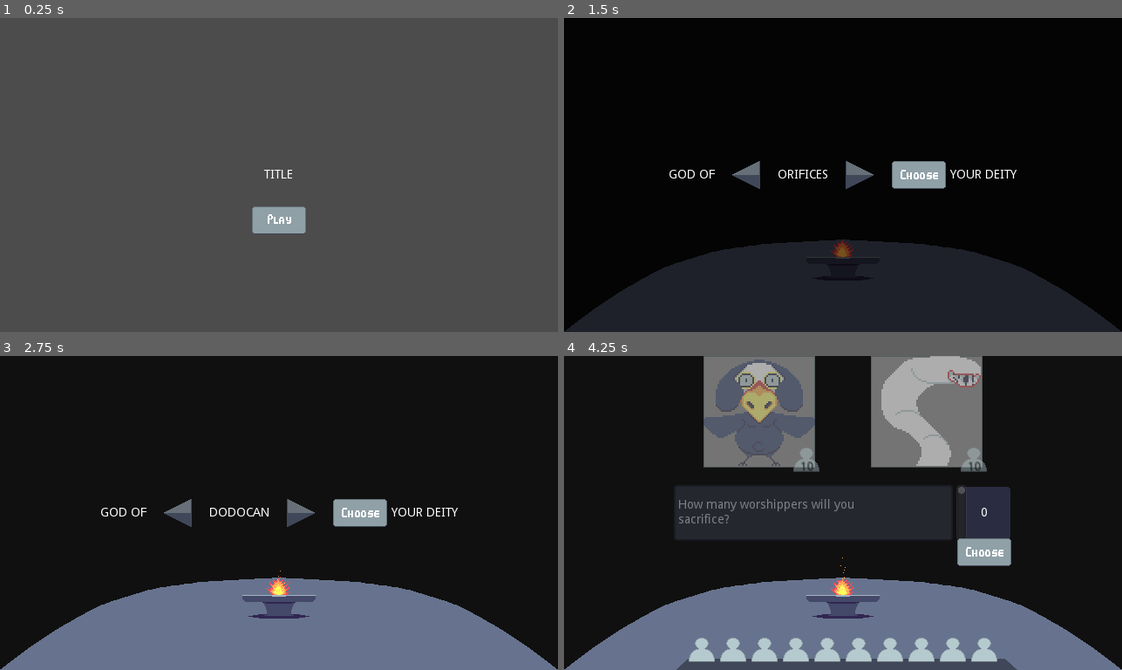
Above: before the commit, frames 1-4 (two rows, left to right).
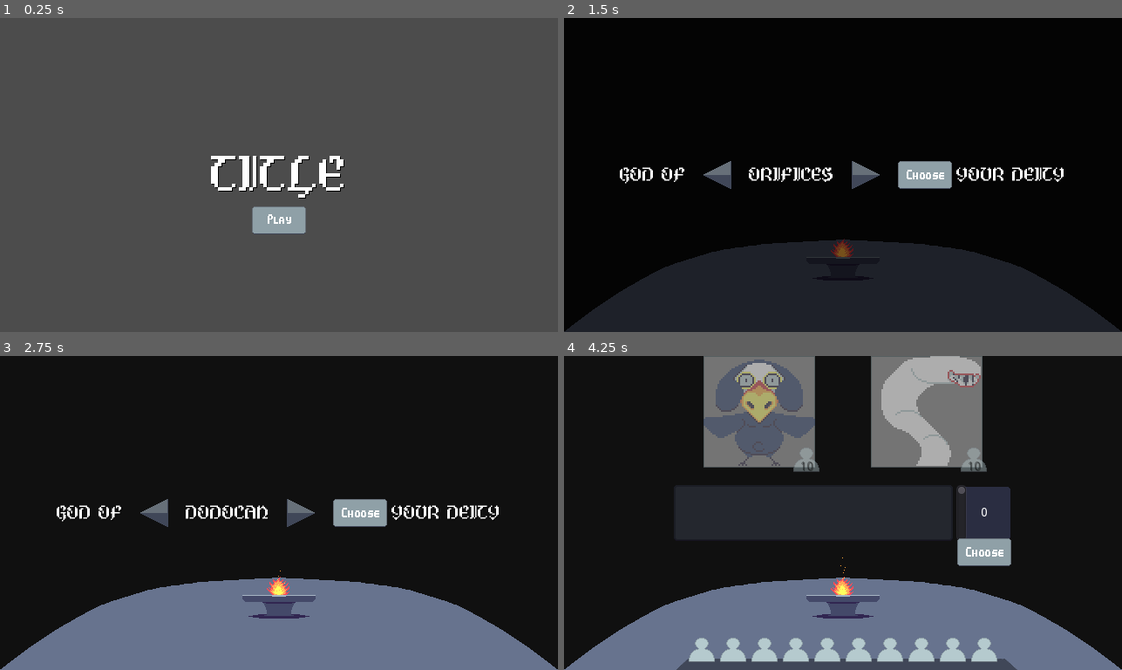
Above: after the commit, the same moments.

Repository: RustyMonky/LudumDare43
Game: Godot game, scene res://scenes/title/title.tscn
The game is run twice, just before and just after one commit, with the same random seed, the same clock (stepped at 60 frames per second) and the same inputs.
Inputs (mouse positions are in pixels of both pictures, inside the frame that each line leads up to; where the layout moved, square brackets give the same spot in the first picture):
- Up to frame 1 (0.25 s): no input
- Up to frame 2 (1.5 s): click (843, 218) at 0.5 s
- Up to frame 3 (2.75 s): click (301, 513) [295, 513] at 2 s
- Up to frame 4 (4.25 s): click (926, 513) at 2.75 s; click (720, 513) [742, 513] at 3.5 s

The runs differ from the first frame. In frame 1, 1.3% of the frame differs, in the area x 37-62%, y 43-58%; in frame 2, 2.0%, in the area x 10-90%, y 45-55%; in frame 3, 1.5%; in frame 4, 0.4%.

Commit message:
Adds offering and somepxNew fonts

Diff:
--- /dev/null
+++ b/assets/fonts/offering.tres
@@ -0,0 +1,11 @@
+[gd_resource type="DynamicFont" load_steps=2 format=2]
+
+[ext_resource path="res://assets/fonts/Offering.ttf" type="DynamicFontData" id=1]
+
+[resource]
+
+size = 24
+use_mipmaps = false
+use_filter = false
+font_data = ExtResource( 1 )
+_sections_unfolded = [ "Extra Spacing", "Font", "Settings" ]
--- /dev/null
+++ b/assets/fonts/offeringSmall.tres
@@ -0,0 +1,11 @@
+[gd_resource type="DynamicFont" load_steps=2 format=2]
+
+[ext_resource path="res://assets/fonts/Offering.ttf" type="DynamicFontData" id=1]
+
+[resource]
+
+size = 16
+use_mipmaps = false
+use_filter = false
+font_data = ExtResource( 1 )
+_sections_unfolded = [ "Extra Spacing", "Font", "Settings" ]
--- /dev/null
+++ b/assets/fonts/offeringTitle.tres
@@ -0,0 +1,11 @@
+[gd_resource type="DynamicFont" load_steps=2 format=2]
+
+[ext_resource path="res://assets/fonts/Offering.ttf" type="DynamicFontData" id=1]
+
+[resource]
+
+size = 64
+use_mipmaps = false
+use_filter = false
+font_data = ExtResource( 1 )
+_sections_unfolded = [ "Extra Spacing", "Font", "Settings" ]
--- /dev/null
+++ b/assets/fonts/somepxNew.tres
@@ -0,0 +1,11 @@
+[gd_resource type="DynamicFont" load_steps=2 format=2]
+
+[ext_resource path="res://assets/fonts/SomepxNew.ttf" type="DynamicFontData" id=1]
+
+[resource]
+
+size = 24
+use_mipmaps = false
+use_filter = false
+font_data = ExtResource( 1 )
+_sections_unfolded = [ "Extra Spacing", "Font", "Settings" ]
--- a/scenes/game/game.gd
+++ b/scenes/game/game.gd
@@ -15,7 +15,6 @@
 var worshipper = load("res://ui/worshipper/worshipper.tscn")
 
 func _ready():
-	carousel.setHeader("your deity")
 	carousel.setOptions(gameData.deityOptions)
 
 	textInterface.confirmButton.connect("pressed", self, "_on_confirmButton_pressed")
--- a/scenes/result/result.tscn
+++ b/scenes/result/result.tscn
@@ -1,9 +1,11 @@
-[gd_scene load_steps=3 format=2]
+[gd_scene load_steps=5 format=2]
 
 [ext_resource path="res://scenes/result/result.gd" type="Script" id=1]
-[ext_resource path="res://assets/sprites/ui/panels/diety-panel.png" type="Texture" id=2]
-
-[node name="result" type="Container"]
+[ext_resource path="res://assets/fonts/offeringTitle.tres" type="DynamicFont" id=2]
+[ext_resource path="res://assets/fonts/offering.tres" type="DynamicFont" id=3]
+[ext_resource path="res://assets/sprites/ui/panels/diety-panel.png" type="Texture" id=4]
+
+[node name="result" type="Container" index="0"]
 
 anchor_left = 0.0
 anchor_top = 0.0
@@ -33,6 +35,8 @@
 mouse_default_cursor_shape = 0
 size_flags_horizontal = 1
 size_flags_vertical = 4
+custom_fonts/font = ExtResource( 2 )
+custom_colors/font_color_shadow = Color( 0, 0, 0, 1 )
 align = 1
 valign = 1
 autowrap = true
@@ -40,11 +44,10 @@
 percent_visible = 1.0
 lines_skipped = 0
 max_lines_visible = -1
-_sections_unfolded = [ "Margin" ]
+_sections_unfolded = [ "Margin", "custom_colors", "custom_fonts" ]
 
 [node name="resultVbox" type="GridContainer" parent="." index="1"]
 
-editor/display_folded = true
 anchor_left = 0.5
 anchor_top = 0.5
 anchor_right = 0.5
@@ -68,14 +71,16 @@
 anchor_top = 0.0
 anchor_right = 0.0
 anchor_bottom = 0.0
-margin_right = 152.0
-margin_bottom = 14.0
-rect_pivot_offset = Vector2( 0, 0 )
-rect_clip_content = false
-mouse_filter = 2
-mouse_default_cursor_shape = 0
-size_flags_horizontal = 1
-size_flags_vertical = 4
+margin_right = 253.0
+margin_bottom = 23.0
+rect_pivot_offset = Vector2( 0, 0 )
+rect_clip_content = false
+mouse_filter = 2
+mouse_default_cursor_shape = 0
+size_flags_horizontal = 1
+size_flags_vertical = 4
+custom_fonts/font = ExtResource( 3 )
+custom_colors/font_color_shadow = Color( 0, 0, 0, 1 )
 text = "Deities Defeated"
 valign = 1
 percent_visible = 1.0
@@ -88,15 +93,17 @@
 anchor_top = 0.0
 anchor_right = 0.0
 anchor_bottom = 0.0
-margin_left = 156.0
-margin_right = 156.0
-margin_bottom = 14.0
-rect_pivot_offset = Vector2( 0, 0 )
-rect_clip_content = false
-mouse_filter = 2
-mouse_default_cursor_shape = 0
-size_flags_horizontal = 1
-size_flags_vertical = 4
+margin_left = 257.0
+margin_right = 257.0
+margin_bottom = 23.0
+rect_pivot_offset = Vector2( 0, 0 )
+rect_clip_content = false
+mouse_filter = 2
+mouse_default_cursor_shape = 0
+size_flags_horizontal = 1
+size_flags_vertical = 4
+custom_fonts/font = ExtResource( 3 )
+custom_colors/font_color_shadow = Color( 0, 0, 0, 1 )
 valign = 1
 percent_visible = 1.0
 lines_skipped = 0
@@ -108,15 +115,17 @@
 anchor_top = 0.0
 anchor_right = 0.0
 anchor_bottom = 0.0
-margin_top = 18.0
-margin_right = 152.0
-margin_bottom = 32.0
-rect_pivot_offset = Vector2( 0, 0 )
-rect_clip_content = false
-mouse_filter = 2
-mouse_default_cursor_shape = 0
-size_flags_horizontal = 1
-size_flags_vertical = 4
+margin_top = 27.0
+margin_right = 253.0
+margin_bottom = 50.0
+rect_pivot_offset = Vector2( 0, 0 )
+rect_clip_content = false
+mouse_filter = 2
+mouse_default_cursor_shape = 0
+size_flags_horizontal = 1
+size_flags_vertical = 4
+custom_fonts/font = ExtResource( 3 )
+custom_colors/font_color_shadow = Color( 0, 0, 0, 1 )
 text = "Worshippers Sacrificed"
 valign = 1
 percent_visible = 1.0
@@ -129,16 +138,18 @@
 anchor_top = 0.0
 anchor_right = 0.0
 anchor_bottom = 0.0
-margin_left = 156.0
-margin_top = 18.0
-margin_right = 156.0
-margin_bottom = 32.0
-rect_pivot_offset = Vector2( 0, 0 )
-rect_clip_content = false
-mouse_filter = 2
-mouse_default_cursor_shape = 0
-size_flags_horizontal = 1
-size_flags_vertical = 4
+margin_left = 257.0
+margin_top = 27.0
+margin_right = 257.0
+margin_bottom = 50.0
+rect_pivot_offset = Vector2( 0, 0 )
+rect_clip_content = false
+mouse_filter = 2
+mouse_default_cursor_shape = 0
+size_flags_horizontal = 1
+size_flags_vertical = 4
+custom_fonts/font = ExtResource( 3 )
+custom_colors/font_color_shadow = Color( 0, 0, 0, 1 )
 valign = 1
 percent_visible = 1.0
 lines_skipped = 0
@@ -150,15 +161,17 @@
 anchor_top = 0.0
 anchor_right = 0.0
 anchor_bottom = 0.0
-margin_top = 36.0
-margin_right = 152.0
-margin_bottom = 50.0
-rect_pivot_offset = Vector2( 0, 0 )
-rect_clip_content = false
-mouse_filter = 2
-mouse_default_cursor_shape = 0
-size_flags_horizontal = 1
-size_flags_vertical = 4
+margin_top = 54.0
+margin_right = 253.0
+margin_bottom = 77.0
+rect_pivot_offset = Vector2( 0, 0 )
+rect_clip_content = false
+mouse_filter = 2
+mouse_default_cursor_shape = 0
+size_flags_horizontal = 1
+size_flags_vertical = 4
+custom_fonts/font = ExtResource( 3 )
+custom_colors/font_color_shadow = Color( 0, 0, 0, 1 )
 text = "Worshippers Remaining"
 valign = 1
 percent_visible = 1.0
@@ -171,16 +184,18 @@
 anchor_top = 0.0
 anchor_right = 0.0
 anchor_bottom = 0.0
-margin_left = 156.0
-margin_top = 36.0
-margin_right = 156.0
-margin_bottom = 50.0
-rect_pivot_offset = Vector2( 0, 0 )
-rect_clip_content = false
-mouse_filter = 2
-mouse_default_cursor_shape = 0
-size_flags_horizontal = 1
-size_flags_vertical = 4
+margin_left = 257.0
+margin_top = 54.0
+margin_right = 257.0
+margin_bottom = 77.0
+rect_pivot_offset = Vector2( 0, 0 )
+rect_clip_content = false
+mouse_filter = 2
+mouse_default_cursor_shape = 0
+size_flags_horizontal = 1
+size_flags_vertical = 4
+custom_fonts/font = ExtResource( 3 )
+custom_colors/font_color_shadow = Color( 0, 0, 0, 1 )
 valign = 1
 percent_visible = 1.0
 lines_skipped = 0
--- a/scenes/title/title.tscn
+++ b/scenes/title/title.tscn
@@ -1,7 +1,8 @@
-[gd_scene load_steps=3 format=2]
+[gd_scene load_steps=4 format=2]
 
 [ext_resource path="res://scenes/title/title.gd" type="Script" id=1]
-[ext_resource path="res://assets/sprites/ui/buttons/play.png" type="Texture" id=2]
+[ext_resource path="res://assets/fonts/offeringTitle.tres" type="DynamicFont" id=2]
+[ext_resource path="res://assets/sprites/ui/buttons/play.png" type="Texture" id=3]
 
 [node name="title" type="Container"]
 
@@ -23,23 +24,26 @@
 anchor_top = 0.5
 anchor_right = 0.5
 anchor_bottom = 0.5
-margin_left = -20.0
-margin_top = -7.0
-margin_right = 20.0
-margin_bottom = 7.0
+margin_left = -78.0
+margin_top = -30.0
+margin_right = 78.0
+margin_bottom = 30.0
 rect_pivot_offset = Vector2( 0, 0 )
 rect_clip_content = false
 mouse_filter = 2
 mouse_default_cursor_shape = 0
 size_flags_horizontal = 1
 size_flags_vertical = 4
-text = "TITLE"
+custom_fonts/font = ExtResource( 2 )
+custom_colors/font_color_shadow = Color( 0, 0, 0, 1 )
+text = "Title"
 align = 1
 valign = 1
 uppercase = true
 percent_visible = 1.0
 lines_skipped = 0
 max_lines_visible = -1
+_sections_unfolded = [ "Theme", "custom_colors", "custom_fonts" ]
 
 [node name="play" type="TextureButton" parent="." index="1"]
 
--- a/ui/carousel/carousel.tscn
+++ b/ui/carousel/carousel.tscn
@@ -1,9 +1,10 @@
-[gd_scene load_steps=5 format=2]
+[gd_scene load_steps=6 format=2]
 
 [ext_resource path="res://ui/carousel/carousel.gd" type="Script" id=1]
-[ext_resource path="res://assets/sprites/ui/buttons/arrow-left.png" type="Texture" id=2]
-[ext_resource path="res://assets/sprites/ui/buttons/arrow-right.png" type="Texture" id=3]
-[ext_resource path="res://assets/sprites/ui/buttons/choose.png" type="Texture" id=4]
+[ext_resource path="res://assets/fonts/offering.tres" type="DynamicFont" id=2]
+[ext_resource path="res://assets/sprites/ui/buttons/arrow-left.png" type="Texture" id=3]
+[ext_resource path="res://assets/sprites/ui/buttons/arrow-right.png" type="Texture" id=4]
+[ext_resource path="res://assets/sprites/ui/buttons/choose.png" type="Texture" id=5]
 
 [node name="carousel" type="HBoxContainer"]
 
@@ -28,22 +29,25 @@
 anchor_top = 0.0
 anchor_right = 0.0
 anchor_bottom = 0.0
-margin_left = 147.0
-margin_top = 25.0
-margin_right = 200.0
-margin_bottom = 39.0
+margin_left = 74.0
+margin_top = 20.0
+margin_right = 150.0
+margin_bottom = 43.0
 rect_pivot_offset = Vector2( 0, 0 )
 rect_clip_content = false
 mouse_filter = 2
 mouse_default_cursor_shape = 0
 size_flags_horizontal = 1
 size_flags_vertical = 4
+custom_fonts/font = ExtResource( 2 )
+custom_colors/font_color_shadow = Color( 0, 0, 0, 1 )
 text = "God of"
 valign = 1
 uppercase = true
 percent_visible = 1.0
 lines_skipped = 0
 max_lines_visible = -1
+_sections_unfolded = [ "custom_colors", "custom_fonts" ]
 
 [node name="arrowLeft" type="TextureButton" parent="." index="1"]
 
@@ -51,56 +55,8 @@
 anchor_top = 0.0
 anchor_right = 0.0
 anchor_bottom = 0.0
-margin_left = 204.0
-margin_right = 268.0
-margin_bottom = 64.0
-rect_pivot_offset = Vector2( 0, 0 )
-rect_clip_content = false
-focus_mode = 2
-mouse_filter = 0
-mouse_default_cursor_shape = 0
-size_flags_horizontal = 1
-size_flags_vertical = 1
-toggle_mode = false
-enabled_focus_mode = 2
-shortcut = null
-group = null
-texture_normal = ExtResource( 2 )
-stretch_mode = 4
-_sections_unfolded = [ "Textures" ]
-
-[node name="optionLabel" type="Label" parent="." index="2"]
-
-anchor_left = 0.0
-anchor_top = 0.0
-anchor_right = 0.0
-anchor_bottom = 0.0
-margin_left = 272.0
-margin_top = 25.0
-margin_right = 324.0
-margin_bottom = 39.0
-rect_pivot_offset = Vector2( 0, 0 )
-rect_clip_content = false
-mouse_filter = 2
-mouse_default_cursor_shape = 0
-size_flags_horizontal = 1
-size_flags_vertical = 4
-text = "Option"
-align = 1
-valign = 1
-uppercase = true
-percent_visible = 1.0
-lines_skipped = 0
-max_lines_visible = -1
-
-[node name="arrowRight" type="TextureButton" parent="." index="3"]
-
-anchor_left = 0.0
-anchor_top = 0.0
-anchor_right = 0.0
-anchor_bottom = 0.0
-margin_left = 328.0
-margin_right = 392.0
+margin_left = 154.0
+margin_right = 218.0
 margin_bottom = 64.0
 rect_pivot_offset = Vector2( 0, 0 )
 rect_clip_content = false
@@ -117,14 +73,41 @@
 stretch_mode = 4
 _sections_unfolded = [ "Textures" ]
 
-[node name="chooseButton" type="TextureButton" parent="." index="4"]
+[node name="optionLabel" type="Label" parent="." index="2"]
 
 anchor_left = 0.0
 anchor_top = 0.0
 anchor_right = 0.0
 anchor_bottom = 0.0
-margin_left = 396.0
-margin_right = 460.0
+margin_left = 222.0
+margin_top = 20.0
+margin_right = 300.0
+margin_bottom = 43.0
+rect_pivot_offset = Vector2( 0, 0 )
+rect_clip_content = false
+mouse_filter = 2
+mouse_default_cursor_shape = 0
+size_flags_horizontal = 1
+size_flags_vertical = 4
+custom_fonts/font = ExtResource( 2 )
+custom_colors/font_color_shadow = Color( 0, 0, 0, 1 )
+text = "Option"
+align = 1
+valign = 1
+uppercase = true
+percent_visible = 1.0
+lines_skipped = 0
+max_lines_visible = -1
+_sections_unfolded = [ "custom_colors", "custom_fonts" ]
+
+[node name="arrowRight" type="TextureButton" parent="." index="3"]
+
+anchor_left = 0.0
+anchor_top = 0.0
+anchor_right = 0.0
+anchor_bottom = 0.0
+margin_left = 304.0
+margin_right = 368.0
 margin_bottom = 64.0
 rect_pivot_offset = Vector2( 0, 0 )
 rect_clip_content = false
@@ -138,6 +121,30 @@
 shortcut = null
 group = null
 texture_normal = ExtResource( 4 )
+stretch_mode = 4
+_sections_unfolded = [ "Textures" ]
+
+[node name="chooseButton" type="TextureButton" parent="." index="4"]
+
+anchor_left = 0.0
+anchor_top = 0.0
+anchor_right = 0.0
+anchor_bottom = 0.0
+margin_left = 372.0
+margin_right = 436.0
+margin_bottom = 64.0
+rect_pivot_offset = Vector2( 0, 0 )
+rect_clip_content = false
+focus_mode = 2
+mouse_filter = 0
+mouse_default_cursor_shape = 0
+size_flags_horizontal = 1
+size_flags_vertical = 1
+toggle_mode = false
+enabled_focus_mode = 2
+shortcut = null
+group = null
+texture_normal = ExtResource( 5 )
 stretch_mode = 4
 _sections_unfolded = [ "Textures" ]
 
@@ -156,24 +163,26 @@
 anchor_top = 0.0
 anchor_right = 0.0
 anchor_bottom = 0.0
-margin_left = 464.0
-margin_top = 25.0
-margin_right = 492.0
-margin_bottom = 39.0
+margin_left = 440.0
+margin_top = 20.0
+margin_right = 565.0
+margin_bottom = 43.0
 rect_pivot_offset = Vector2( 0, 0 )
 rect_clip_content = false
 mouse_filter = 2
 mouse_default_cursor_shape = 0
 size_flags_horizontal = 1
 size_flags_vertical = 4
-text = "Test"
+custom_fonts/font = ExtResource( 2 )
+custom_colors/font_color_shadow = Color( 0, 0, 0, 1 )
+text = "your deity"
 align = 1
 valign = 1
 uppercase = true
 percent_visible = 1.0
 lines_skipped = 0
 max_lines_visible = -1
-_sections_unfolded = [ "Margin" ]
+_sections_unfolded = [ "Margin", "custom_colors", "custom_fonts" ]
 
 [connection signal="pressed" from="arrowLeft" to="." method="_on_arrowLeft_pressed"]
 
--- a/ui/textInterface/textInterface.tscn
+++ b/ui/textInterface/textInterface.tscn
@@ -1,9 +1,10 @@
-[gd_scene load_steps=5 format=2]
+[gd_scene load_steps=6 format=2]
 
 [ext_resource path="res://ui/textInterface/textInterface.gd" type="Script" id=1]
 [ext_resource path="res://assets/sprites/ui/panels/text-patch.png" type="Texture" id=2]
-[ext_resource path="res://assets/sprites/ui/buttons/next.png" type="Texture" id=3]
-[ext_resource path="res://assets/sprites/ui/buttons/ok.png" type="Texture" id=4]
+[ext_resource path="res://assets/fonts/somepxNew.tres" type="DynamicFont" id=3]
+[ext_resource path="res://assets/sprites/ui/buttons/next.png" type="Texture" id=4]
+[ext_resource path="res://assets/sprites/ui/buttons/ok.png" type="Texture" id=5]
 
 [node name="textInterface" type="CenterContainer"]
 
@@ -99,12 +100,13 @@
 mouse_default_cursor_shape = 0
 size_flags_horizontal = 1
 size_flags_vertical = 4
-valign = 1
+custom_fonts/font = ExtResource( 3 )
+custom_colors/font_color_shadow = Color( 0, 0, 0, 1 )
 autowrap = true
 percent_visible = 1.0
 lines_skipped = 0
 max_lines_visible = -1
-_sections_unfolded = [ "Margin", "Rect" ]
+_sections_unfolded = [ "Margin", "Rect", "custom_colors", "custom_fonts", "custom_styles" ]
 
 [node name="nextButton" type="TextureButton" parent="patch/patchMargins/patchHbox" index="1"]
 
--- a/ui/worshipper/worshipper.tscn
+++ b/ui/worshipper/worshipper.tscn
@@ -8,7 +8,7 @@
 cull_mode = 0
 polygon = PoolVector2Array( -0.427185, 42.1359, -0.427185, 32.1359, 39.5728, 32.1359, 39.5728, 42.1359 )
 
-[node name="worshipper" type="TextureRect" index="0"]
+[node name="worshipper" type="TextureRect"]
 
 anchor_left = 0.0
 anchor_top = 0.0
Binary file added: assets/fonts/Offering.ttf
Not shown: 1 places in scenes/result/result.tscn that only renumber resources
Not shown: 1 places in scenes/title/title.tscn that only renumber resources
Not shown: 2 places in ui/textInterface/textInterface.tscn that only renumber resources
